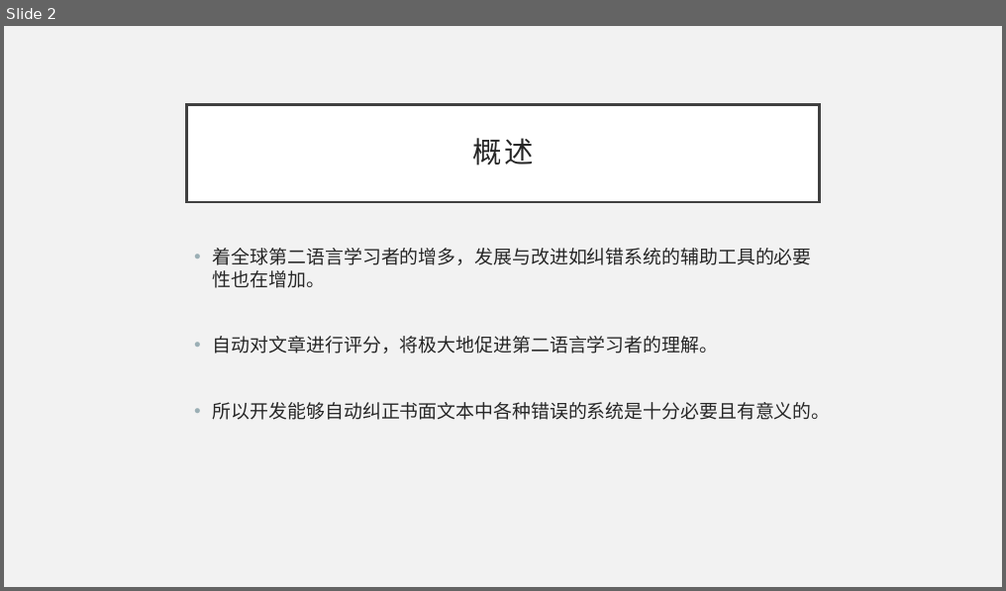
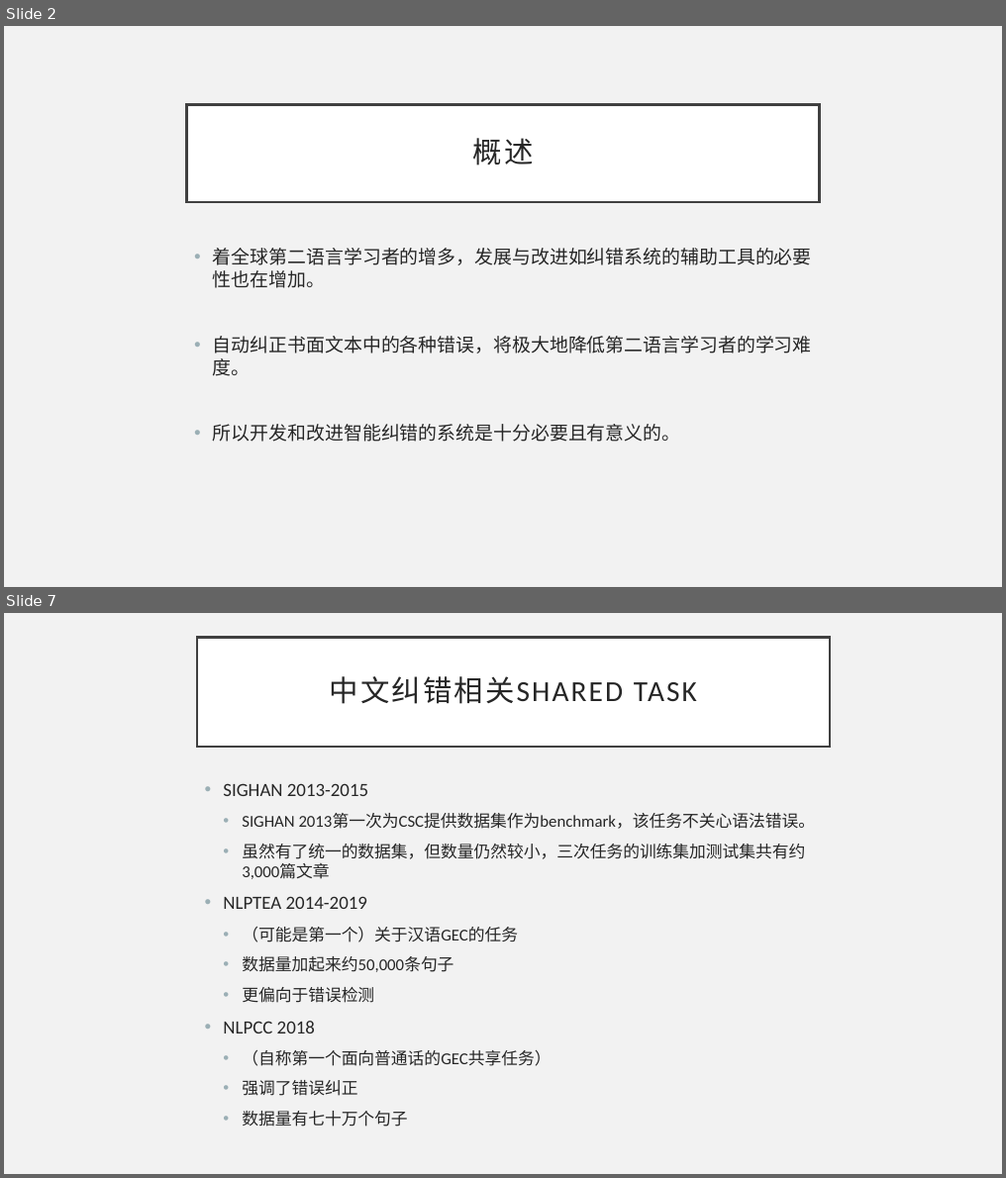
Before and after one commit to li-aolong/li-aolong.github.io, a slide deck: 北理东南研究院相关/报告-李英豪.pptx. Shown one above the other, each under a label of ours: slide 2 before the commit, slides 2 and 7 after it; the slides between them are not shown. The pictures are 1006x591 and 1006x1178 pixels, drawn with LibreOffice and Linux fonts; fonts in the diff are those of the drawing. Boxes give left, top, right and bottom in pixels: in the first picture for what was removed or moved away, otherwise in the second. Text is boxed around its words. In the diff, an @@ line names an element or a change of style, - is before the commit and + after.

```diff
--- a/北理东南研究院相关/报告-李英豪.pptx
+++ b/北理东南研究院相关/报告-李英豪.pptx
@@ slide 7 added at bbox=[4, 613, 1002, 1174], background #F2F2F2 @@
@@ title added at bbox=[197, 637, 830, 747], fill #FFFFFF, outline #404040 2.5 pt, 28 pt, text #262626 @@
+中文纠错相关SHARED TASK
@@ text added at bbox=[223, 783, 816, 1127], 16 pt, text #262626 @@
+• SIGHAN 2013-2015
+  • SIGHAN 2013第一次为CSC提供数据集作为benchmark，该任务不关心语法错误。
+  • 虽然有了统一的数据集，但数量仍然较小，三次任务的训练集加测试集共有约3,000篇文章
+• NLPTEA 2014-2019
+  • （可能是第一个）关于汉语GEC的任务
+  • 数据量加起来约50,000条句子
+  • 更偏向于错误检测
+• NLPCC 2018
+  • （自称第一个面向普通话的GEC共享任务）
+  • 强调了错误纠正
+  • 数据量有七十万个句子
@@ slide 2 changed as well @@
@@ text at bbox=[213, 336, 812, 442]: text changed @@
-• 自动对文章进行评分，将极大地促进第二语言学习者的理解。
-• 所以开发能够自动纠正书面文本中各种错误的系统是十分必要且有意义的。
+• 自动纠正书面文本中的各种错误，将极大地降低第二语言学习者的学习难度。
+• 所以开发和改进智能纠错的系统是十分必要且有意义的。
```
Also in this commit, not shown: 1 other slide changed, 11 other slides added, 1 slide removed.
